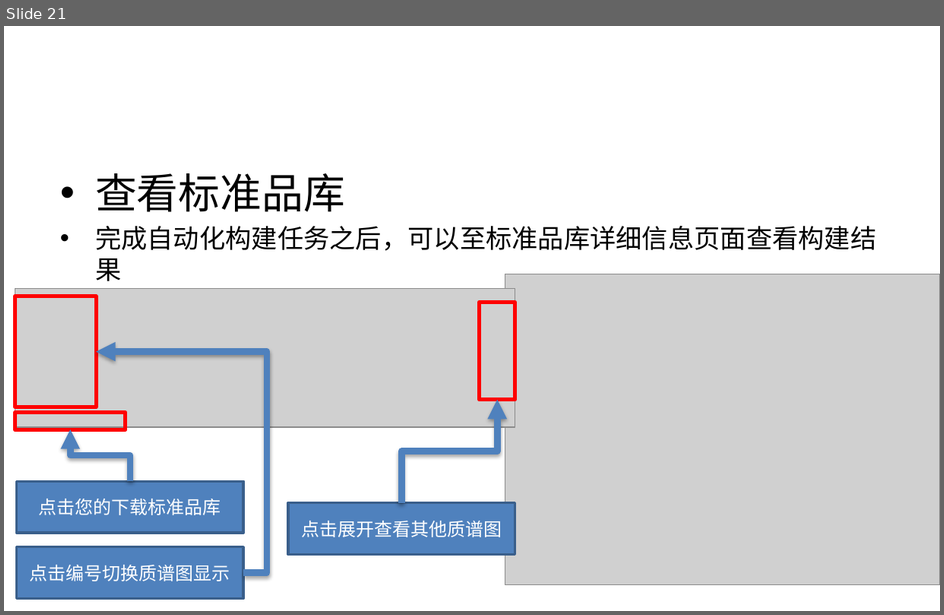
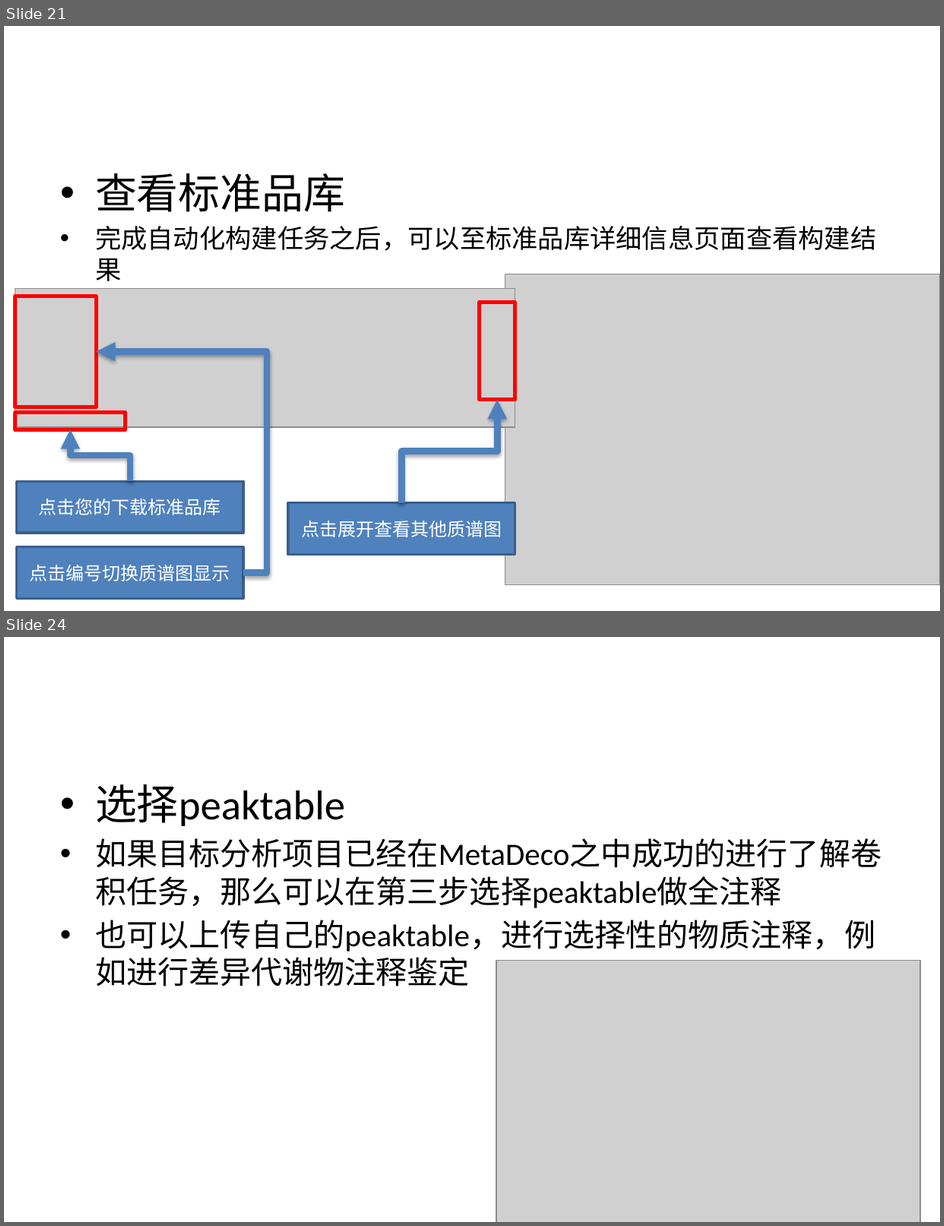
Before and after one commit to BioDeep/docs, a slide deck: Tutorials.pptx. Shown one above the other, each under a label of ours: slide 21 before the commit, slides 21 and 24 after it; the slides between them are not shown. The pictures are 944x615 and 944x1226 pixels, drawn with LibreOffice and Linux fonts; fonts in the diff are those of the drawing; grey boxes stand for pictures. Boxes give left, top, right and bottom in pixels: in the first picture for what was removed or moved away, otherwise in the second. Text is boxed around its words. In the diff, an @@ line names an element or a change of style, - is before the commit and + after.

```diff
--- a/Tutorials.pptx
+++ b/Tutorials.pptx
@@ slide 24 added at (4,637,940,1222), background #FFFFFF @@
@@ text added at (95,784,882,987), 24 pt, text #000000 @@
+• 选择peaktable
+• 如果目标分析项目已经在MetaDeco之中成功的进行了解卷积任务，那么可以在第三步选择peaktable做全注释
+• 也可以上传自己的peaktable，进行选择性的物质注释，例如进行差异代谢物注释鉴定
@@ picture added at (496,960,921,1222) @@
```
Also in this commit, not shown: 10 other slides added.
